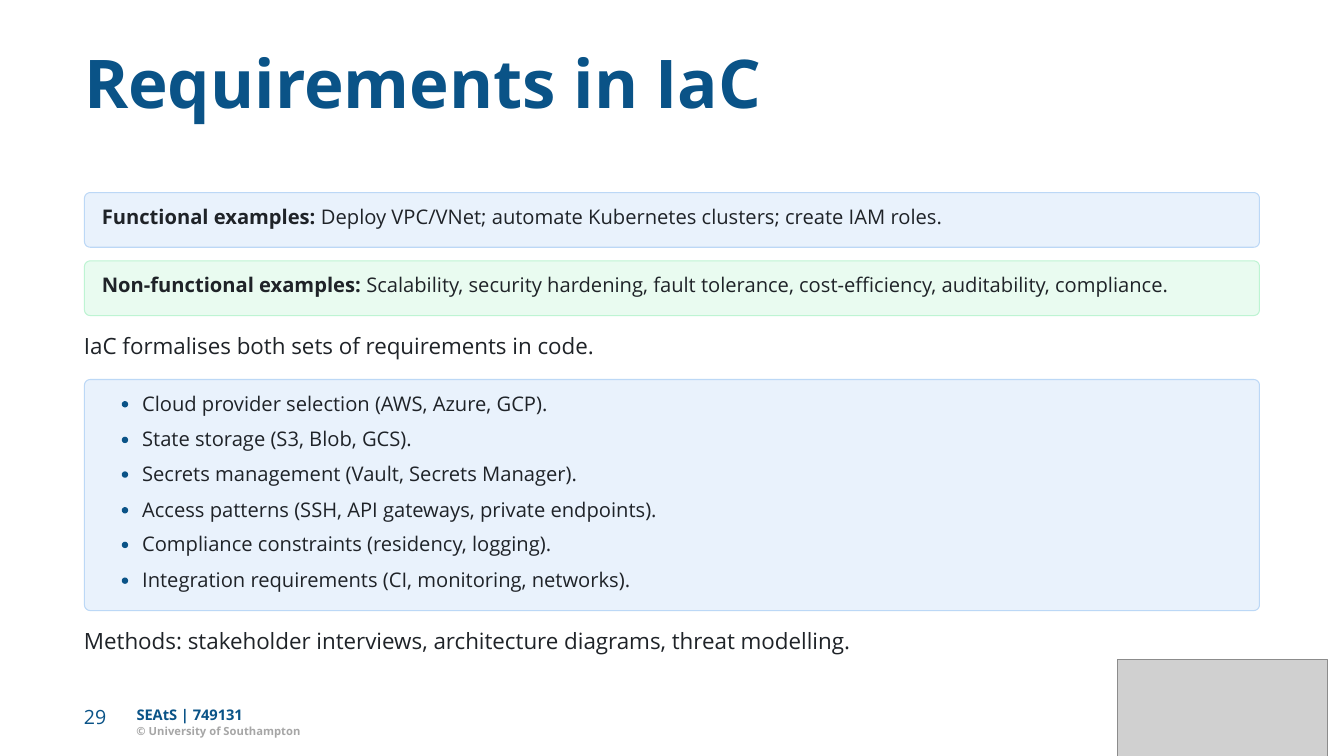
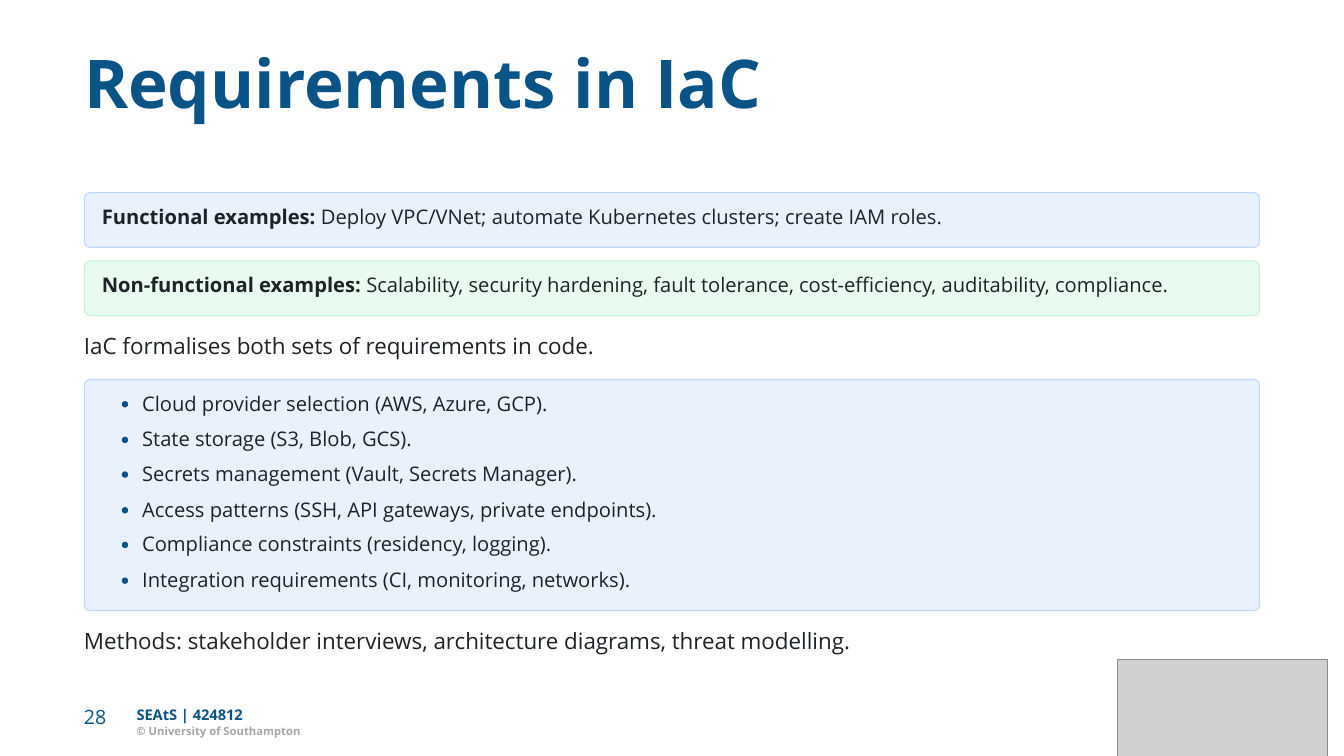
Before and after one commit to Dr-AlHashimy/Module_AICE2005_2627, a slide deck: slide 28 of html/COMP-_L7.2_lecture.pptx (slide 29 before the commit). Drawn at 1344x756 pixels with LibreOffice and Linux fonts; fonts in the diff are those of the drawing; grey boxes stand for pictures. Boxes give left, top, right and bottom in pixels: in the first picture for what was removed or moved away, otherwise in the second. Text is boxed around its words. In the diff, an @@ line names an element or a change of style, - is before the commit and + after.

```diff
--- a/html/COMP-_L7.2_lecture.pptx
+++ b/html/COMP-_L7.2_lecture.pptx
@@ text at <box>84,709,106,725</box>: text changed @@
-29
+28
@@ text at <box>137,709,243,720</box>: text changed @@
-SEAtS | 749131
+SEAtS | 424812
```
Also in this commit, not shown: 26 other slides changed, 3 slides added, 16 slides removed, 6 other files.
